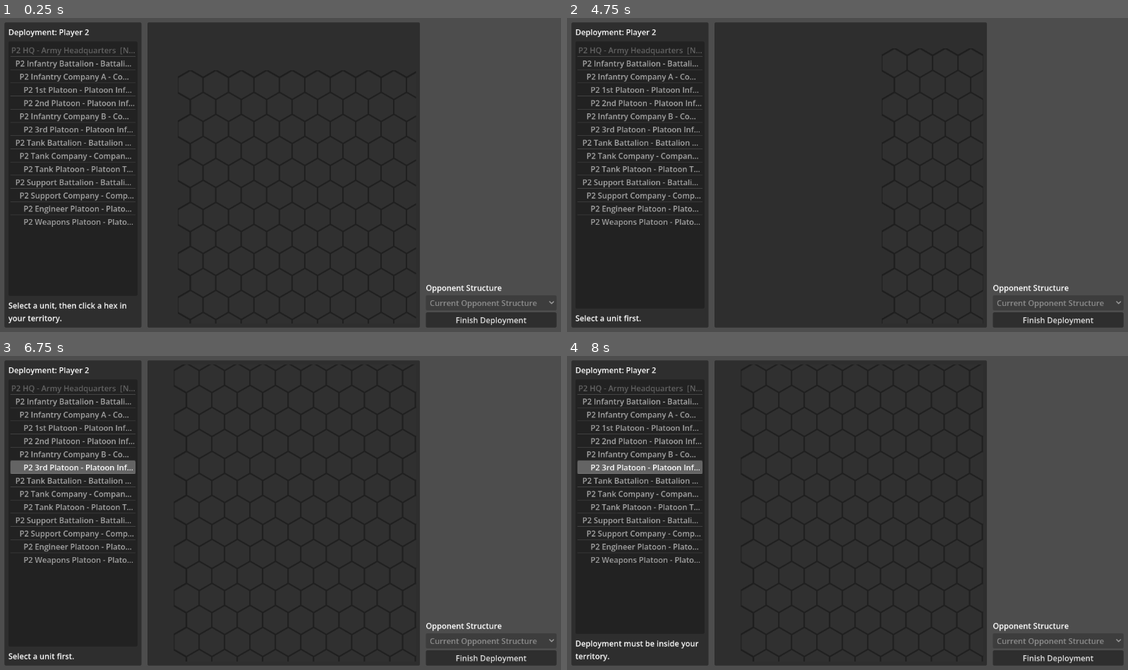
Above: before the commit, frames 1-4 (two rows, left to right).
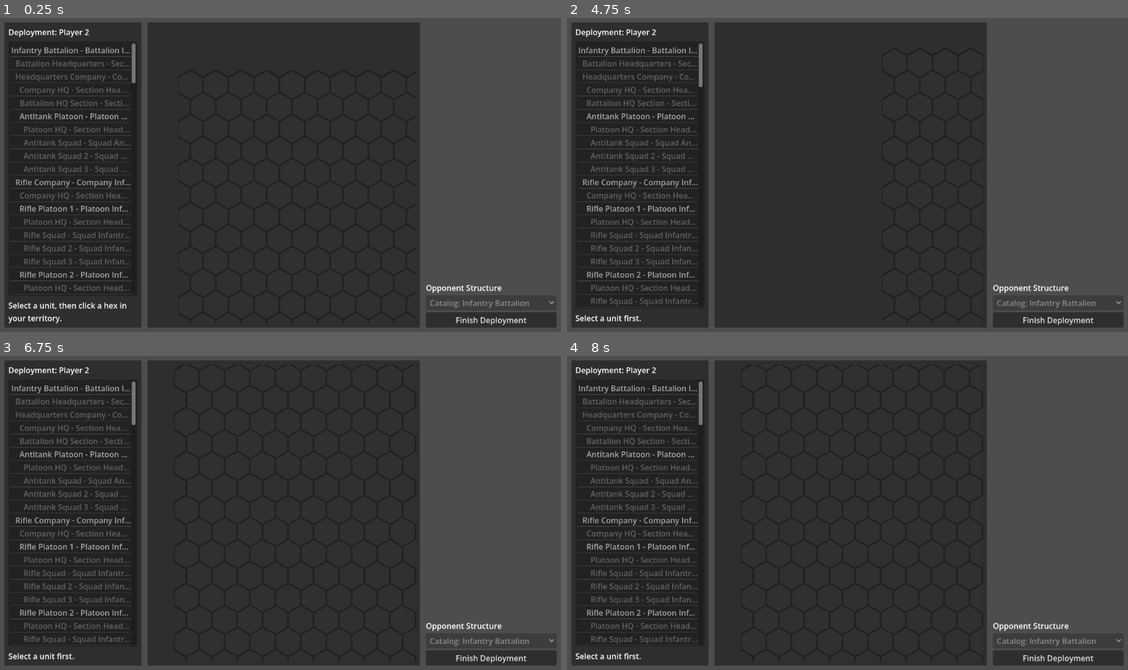
Above: after the commit, the same moments.

Repository: cpt-miche/Combat-Mission-Companion
Game: Godot game, scene res://scenes/deployment/DeploymentScreen.tscn
Two runs of this game, one before a commit and one after it. Both use one fixed random seed, a clock stepped at 60 frames per second and the inputs below. This scene is started directly instead of the project's main scene.
Inputs (mouse positions are in pixels of both pictures, inside the frame that each line leads up to):
- Up to frame 1 (0.25 s): no input
- Up to frame 2 (4.75 s): click "Finish Deployment" at 0.5 s; click "Finish Deployment" at 1.25 s; click "Finish Deployment" at 2 s; tap A at 2.75, 3.5, 4.25 s; drag from (853, 175) to (903, 105) at 2.77 s; drag from (735, 190) to (819, 237) at 3.52 s; move the mouse to (903, 105) at 4.27 s; hold Ctrl from 4.28 s (still down); click (903, 105) at 4.42 s
- Up to frame 3 (6.75 s): release Ctrl at 5 s; tap Space at 5, 6.5 s; drag from (252, 575) to (112, 465) at 5.02 s; tap Enter at 5.75 s; move the mouse to (448, 560) at 5.77 s; hold Ctrl 5.78-6.5 s; click (448, 560) at 5.92 s; drag from (112, 465) to (196, 434) at 6.52 s
- Up to frame 4 (8 s): move the mouse to (875, 513) at 7.27 s; hold Ctrl from 7.28 s (still down); click (875, 513) at 7.42 s

The runs differ from the first frame. In frame 1, 3.9% of the frame differs, in the area x 1-96%, y 8-93%; in frame 2, 4.1%; in frame 3, 4.8%; in frame 4, 5.2%, in the area x 1-96%, y 8-98%.

Commit message:
Use catalog-based default division tree on player init

Diff:
--- a/scripts/ui/deployment/DeploymentScreen.gd
+++ b/scripts/ui/deployment/DeploymentScreen.gd
@@ -38,10 +38,8 @@
 		var player := GameState.players[i]
 		if not player.has("division_tree"):
 			player["division_tree"] = {}
-		if i == 0 and (player.get("division_tree", {}) as Dictionary).is_empty():
-			player["division_tree"] = _default_division_tree(i)
-		elif i == 1 and (player.get("division_tree", {}) as Dictionary).is_empty():
-			player["division_tree"] = _default_division_tree(i)
+		if (player.get("division_tree", {}) as Dictionary).is_empty():
+			player["division_tree"] = _best_default_structure_for_player(i)
 		if not GameState.players[i].has("deployments"):
 			GameState.players[i]["deployments"] = {}
 		GameState.players[i] = player
@@ -100,6 +98,21 @@
 			"tree": _division_tree_from_catalog_template(template)
 		})
 	return options
+
+func _best_default_structure_for_player(player_index: int) -> Dictionary:
+	var catalog_options := _catalog_structure_options()
+	for option in catalog_options:
+		if typeof(option) != TYPE_DICTIONARY:
+			continue
+		var option_dict := option as Dictionary
+		var tree_variant: Variant = option_dict.get("tree", {})
+		if typeof(tree_variant) != TYPE_DICTIONARY:
+			continue
+		var tree := tree_variant as Dictionary
+		if tree.is_empty():
+			continue
+		return tree.duplicate(true)
+	return _default_division_tree(player_index)
 
 func _saved_structure_options() -> Array[Dictionary]:
 	var options: Array[Dictionary] = []
